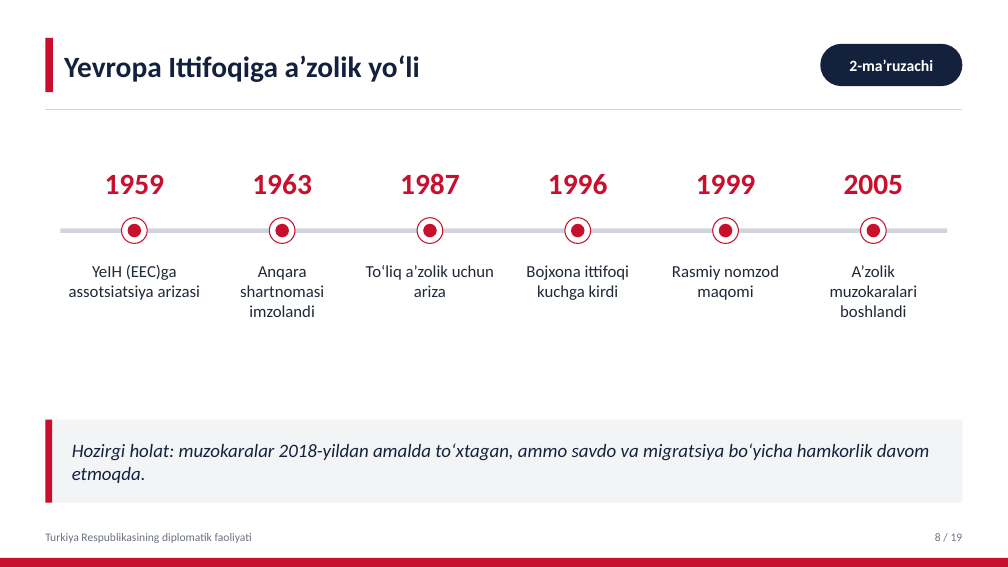
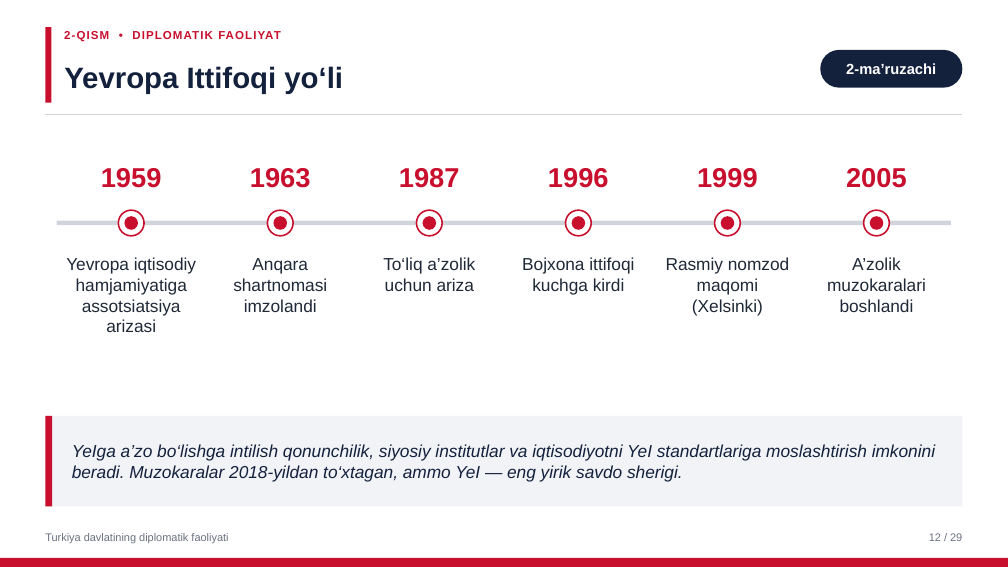
Before and after one commit to muhammadfayzboss-a11y/Prezentatsiyaga, a slide deck: slide 12 of Turkiya_diplomatiyasi.pptx (slide 8 before the commit). Drawn at 1008x567 pixels with LibreOffice and Linux fonts; fonts in the diff are those of the drawing. Boxes give left, top, right and bottom in pixels: in the first picture for what was removed or moved away, otherwise in the second. Text is boxed around its words. In the diff, an @@ line names an element or a change of style, - is before the commit and + after.

```diff
--- a/Turkiya_diplomatiyasi.pptx
+++ b/Turkiya_diplomatiyasi.pptx
@@ rectangle: place and size @@
-rectangle at box(45, 38, 53, 92)
+rectangle at box(45, 27, 51, 103)
@@ text added at box(64, 31, 281, 42), 11 pt, text #C8102E, bold @@
+2-QISM • DIPLOMATIK FAOLIYAT
@@ rounded rectangle "2-ma’ruzachi": place and size @@
-rounded rectangle "2-ma’ruzachi" at box(820, 44, 963, 86)
+rounded rectangle "2-ma’ruzachi" at box(820, 50, 963, 88)
@@ rounded rectangle "2-ma’ruzachi" at box(820, 50, 963, 88): size 15 to 14 pt, font Calibri to Arial @@
@@ text at box(64, 66, 343, 94): text changed; font Calibri to Arial @@
-Yevropa Ittifoqiga a’zolik yo‘li
+Yevropa Ittifoqi yo‘li
@@ line moved from (45, 110) - (963, 110) to (45, 115) - (963, 115) @@
@@ size 28 to 26 pt, font Calibri to Arial in 6 elements at box(548, 168, 609, 188), box(399, 168, 460, 188), box(250, 168, 311, 188), box(697, 168, 758, 188), box(846, 168, 907, 188), box(101, 168, 162, 188) @@
@@ rectangle: place and size @@
-rectangle at box(60, 228, 948, 233)
+rectangle at box(57, 221, 951, 225)
@@ ellipse: place and size @@
-ellipse at box(122, 218, 147, 243)
+ellipse at box(119, 210, 144, 236)
@@ ellipse: place and size @@
-ellipse at box(128, 224, 141, 237)
+ellipse at box(125, 216, 138, 230)
@@ 8 ellipses: place and size @@
-8 ellipses at box(269, 218, 739, 243)
+8 ellipses at box(268, 210, 740, 236)
@@ ellipse: place and size @@
-ellipse at box(861, 218, 886, 243)
+ellipse at box(864, 210, 889, 236)
@@ outline #C8102E 1 pt to #C8102E 1.5 pt in 6 elements at box(417, 210, 442, 236), box(566, 210, 591, 236), box(268, 210, 293, 236), box(715, 210, 740, 236), box(119, 210, 144, 236), box(864, 210, 889, 236) @@
@@ ellipse: place and size @@
-ellipse at box(867, 224, 880, 237)
+ellipse at box(870, 216, 883, 230)
@@ text at box(66, 257, 196, 332): text changed; size 16 to 16.5 pt; font Calibri to Arial @@
-YeIH (EEC)ga assotsiatsiya arizasi
+Yevropa iqtisodiy hamjamiyatiga assotsiatsiya arizasi
@@ text "Anqara shartnomasi imzolandi": place and size @@
-text "Anqara shartnomasi imzolandi" at box(240, 266, 324, 317)
+text "Anqara shartnomasi imzolandi" at box(233, 258, 327, 312)
@@ text "To‘liq a’zolik uchun ariza": place and size @@
-text "To‘liq a’zolik uchun ariza" at box(366, 265, 494, 297)
+text "To‘liq a’zolik uchun ariza" at box(383, 257, 475, 291)
@@ text "Bojxona ittifoqi kuchga kirdi": place and size @@
-text "Bojxona ittifoqi kuchga kirdi" at box(526, 265, 629, 300)
+text "Bojxona ittifoqi kuchga kirdi" at box(522, 257, 634, 295)
@@ text at box(666, 257, 789, 315): text changed; size 16 to 16.5 pt; font Calibri to Arial @@
-Rasmiy nomzod maqomi
+Rasmiy nomzod maqomi (Xelsinki)
@@ size 16 to 16.5 pt, font Calibri to Arial in 4 elements at box(383, 257, 475, 291), box(233, 258, 327, 312), box(522, 257, 634, 295), box(827, 257, 926, 312) @@
@@ text "A’zolik muzokaralari boshlandi": place and size @@
-text "A’zolik muzokaralari boshlandi" at box(830, 265, 918, 317)
+text "A’zolik muzokaralari boshlandi" at box(827, 257, 926, 312)
@@ rectangle: place and size @@
-rectangle at box(45, 420, 52, 503)
+rectangle at box(45, 416, 52, 507)
@@ rectangle: place and size @@
-rectangle at box(45, 420, 963, 503)
+rectangle at box(45, 416, 963, 507)
@@ rectangle at box(45, 416, 963, 507): fill #F3F4F6 to #F1F3F6 @@
@@ text at box(72, 444, 935, 482): text changed; size 18 to 16.5 pt; font Calibri to Arial @@
-Hozirgi holat: muzokaralar 2018-yildan amalda to‘xtagan, ammo savdo va migratsiya bo‘yicha hamkorlik davom etmoqda.
+YeIga a’zo bo‘lishga intilish qonunchilik, siyosiy institutlar va iqtisodiyotni YeI standartlariga moslashtirish imkonini beradi. Muzokaralar 2018-yildan to‘xtagan, ammo YeI — eng yirik savdo sherigi.
@@ text at box(45, 533, 228, 543): text changed; size 11 to 10.5 pt; font Calibri to Arial @@
-Turkiya Respublikasining diplomatik faoliyati
+Turkiya davlatining diplomatik faoliyati
@@ text at box(929, 533, 962, 541): text changed; size 11 to 10.5 pt; font Calibri to Arial @@
-8 / 19
+12 / 29
```
Also in this commit, not shown: 2 other slides changed, 26 slides added, 16 slides removed.
